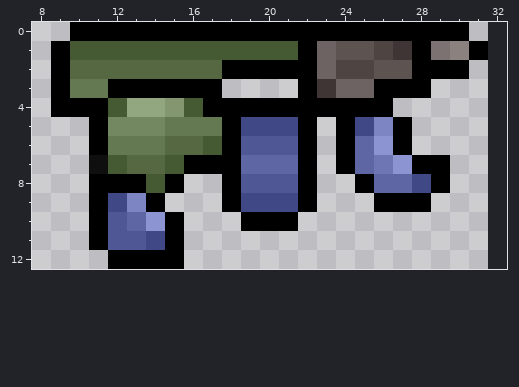
A pixel-art file gets an edit: Assets/Artwork/Interactables/Weapons/BaitGun.aseprite. This is how it looked before the edit.
32x13 pixels, 1 frame. Shown: x 8..32, y 0..12. The old version is drawn lined up with the new one, on the new canvas.
The same view after the edit:
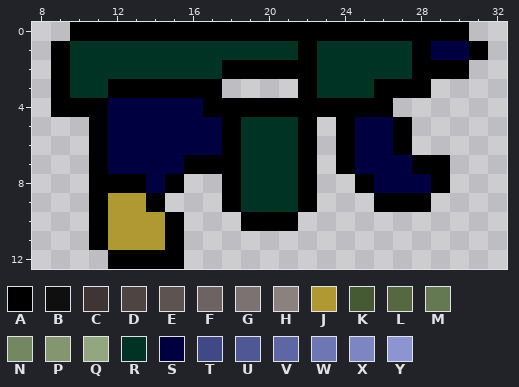
Palette (. is transparent): A #000000  B #0f0f0f  C #3f3534  D #4e4543  E #5d5452  F #6d6362  G #7c7271  H #8b8280  J #b09833  K #455933  L #556842  M #647852  N #738761  P #839670  Q #92a680  R #003323  S #000040  T #404885  U #4f5794  V #5e67a4  W #6e76b3  X #7d85c2  Y #8c95d2
Edits made:
canvas 32x13 -> 42x13
@@ x 8..32 @@
  0 ..AAAAAAAAAAAAAAAAAAAAA..
- 1 .AKKKKKKKKKKKKAFEEDCAGHA.
- 2 .ALLLLLLLLAAAAAFDDEEAAA..
- 3 .AMMAAAAAA....ACFFAAA....
- 4 .AAAKQQPKAAAAAAAAAA......
- 5 ...ANNNMMMATTTA.ATXA.....
- 6 ...AMMMLLKAUUUA.AVYA.....
- 7 ...BKLLKAAAVVVA.AVWYAA...
- 8 ...AAAKA..AUUUA..AVVTA...
- 9 ...ATXA...ATTTA...AAA....
-10 ...AUVYA...AAA...........
-11 ...AUUTA.................
+ 1 .ARRRRRRRRRRRRARRRRRASSA.
+ 2 .ARRRRRRRRAAAAARRRRRAAA..
+ 3 .ARRAAAAAA....ARRRAAA....
+ 4 .AAASSSSSAAAAAAAAAA......
+ 5 ...ASSSSSSARRRA.ASSA.....
+ 6 ...ASSSSSSARRRA.ASSA.....
+ 7 ...ASSSSAAARRRA.ASSSAA...
+ 8 ...AAASA..ARRRA..ASSSA...
+ 9 ...AJJA...ARRRA...AAA....
+10 ...AJJJA...AAA...........
+11 ...AJJJA.................
 12 ....AAAA.................
Boxes around the changes in both pictures, in picture pixels (x1, y1, x2, y2):
changed: (70, 41, 469, 250)
